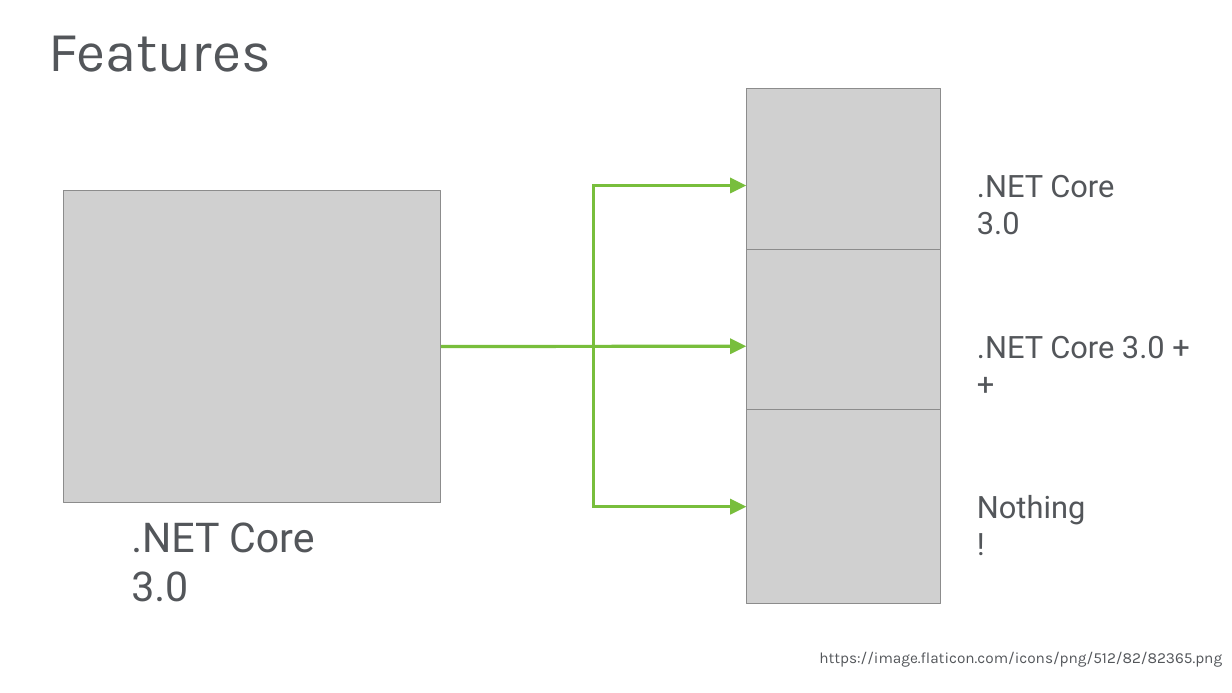
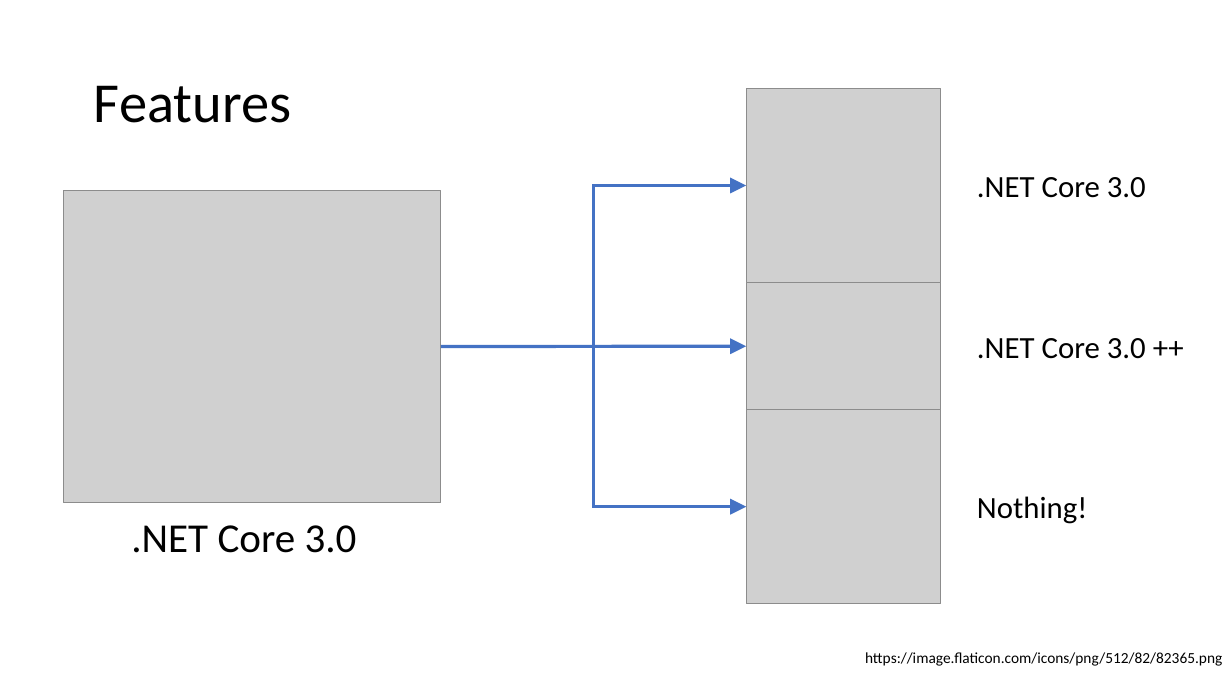
Before and after one commit to JasonBock/Presentations, a slide deck: slide 20 of What’s New in .NET Core 3.0.pptx. Drawn at 1232x693 pixels with LibreOffice and Linux fonts; fonts in the diff are those of the drawing; grey boxes stand for pictures; background and template pictures are left out. Boxes give left, top, right and bottom in pixels: in the first picture for what was removed or moved away, otherwise in the second. Text is boxed around its words. In the diff, an @@ line names an element or a change of style, - is before the commit and + after.

```diff
--- a/What’s New in .NET Core 3.0.pptx
+++ b/What’s New in .NET Core 3.0.pptx
@@ title "Features" at [94, 85, 291, 123]: font Karla to Calibri, text colour #53565A to #000000 @@
@@ title "Features": place and size @@
-title "Features" at [48, 35, 270, 72]
+title "Features" at [94, 85, 291, 123]
@@ elbow arrow (441, 347) - (747, 186): stroke #78BE3C 2.5 pt to #4472C4 2.5 pt @@
@@ arrow (441, 347) - (747, 347): stroke #78BE3C 2.5 pt to #4472C4 2.5 pt @@
@@ elbow arrow (441, 347) - (747, 506): stroke #78BE3C 2.5 pt to #4472C4 2.5 pt @@
@@ font Roboto to Calibri, text colour #53565A to #000000 in 4 elements at [977, 177, 1146, 198], [977, 338, 1146, 359], [977, 496, 1087, 524], [131, 525, 357, 553] @@
@@ text "https://image.flaticon.com/icons/png/512/82/82365.png": place and size @@
-text "https://image.flaticon.com/icons/png/512/82/82365.png" at [819, 651, 1222, 667]
+text "https://image.flaticon.com/icons/png/512/82/82365.png" at [865, 652, 1222, 666]
@@ text "https://image.flaticon.com/icons/png/512/82/82365.png" at [865, 652, 1222, 666]: font Karla to Calibri, text colour #53565A to #000000 @@
```
Also in this commit, not shown: 33 other slides changed, 1 slide added, 1 slide removed.
